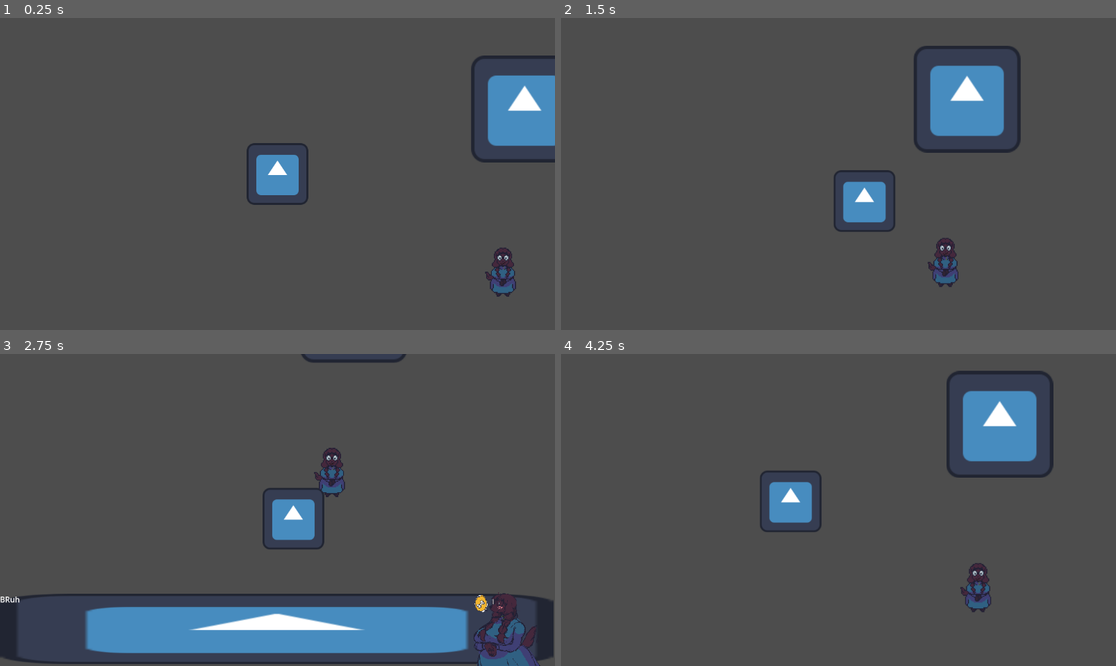
Above: before the commit, frames 1-4 (two rows, left to right).
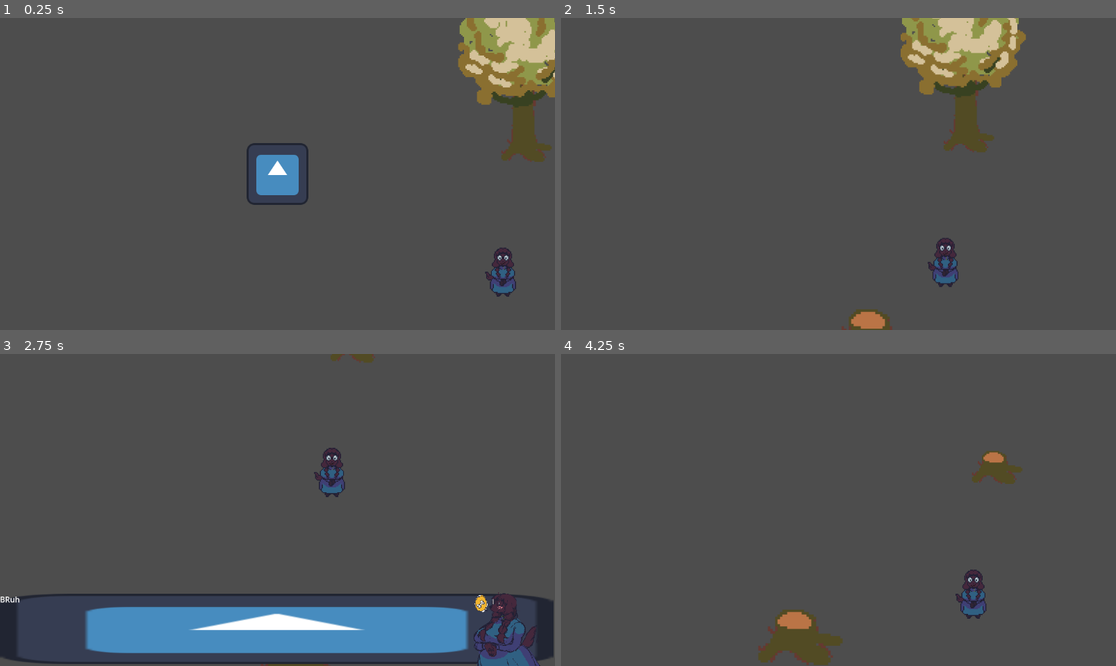
Above: after the commit, the same moments.

Repository: METALbrasier2X0/BlueMoon
Game: Godot game, scene res://main.tscn
Same seed, same stepped clock (60 frames per second), same inputs: the game is played once before the commit and once after it. The engine's default icon, where the game draws it, is replaced by a stand-in: a white triangle on a blue panel in a dark square.
Inputs:
- Up to frame 1 (0.25 s): no input
- Up to frame 2 (1.5 s): tap Enter at 0.5 s; hold Right (ui_right) 0.53-1.28 s; hold E (Use) 0.53-1.28 s; hold Down (ui_down) from 1.28 s (still down); tap E (Use) at 1.35 s
- Up to frame 3 (2.75 s): release Down (ui_down) at 2.03 s; hold Right (ui_right) from 2.03 s (still down); hold E (Use) from 2.03 s (still down)
- Up to frame 4 (4.25 s): release Right (ui_right) at 2.78 s; release E (Use) at 2.78 s; hold Up (ui_up) 2.78-3.53 s; tap E (Use) at 2.85 s; hold Left (ui_left) from 3.53 s (still down); hold E (Use) from 3.53 s (still down)

The runs differ from the first frame. In frame 1, 6.7% of the frame differs, in the area x 82-100%, y 0-47%; in frame 2, 9.1%, in the area x 49-84%, y 0-100%; in frame 3, 1.7%; in frame 4, 7.8%.
Error before the commit: Attempted to free a locked object (calling or emitting). (res://Src/Characters/Player/Player.gd:42)

Commit message:
Added the capacity to have sprites change on interaction

Diff:
--- a/Src/Characters/Player/Player.gd
+++ b/Src/Characters/Player/Player.gd
@@ -39,7 +39,8 @@
 	if body.name == "Npc" :
 		find_and_use_dialogue()
 	else :
-		Body.free()
+		var cutTree = preload("res://Assets/Spritsheets/tree2.png")
+		body.get_node("Sprite2D").set_texture(cutTree)
 
 
 	"""
--- a/Src/Characters/Player/Player.tscn
+++ b/Src/Characters/Player/Player.tscn
@@ -33,5 +33,6 @@
 drag_right_margin = 0.05
 drag_bottom_margin = 0.05
 
+[connection signal="input_event" from="." to="." method="_on_input_event"]
 [connection signal="body_entered" from="Usebox" to="." method="_on_usebox_body_entered"]
 [connection signal="body_exited" from="Usebox" to="." method="_on_usebox_body_exited"]
--- a/Src/Props/Interactible/Objects/HarvestableItems.gd
+++ b/Src/Props/Interactible/Objects/HarvestableItems.gd
@@ -7,6 +7,7 @@
 func create_instance(add):
 	var scene = load(add)
 	var scene_instance = scene.instance()
+
 	return scene_instance
 
 # Called every frame. 'delta' is the elapsed time since the previous frame.
--- a/Src/Props/Interactible/Objects/Tree.tscn
+++ b/Src/Props/Interactible/Objects/Tree.tscn
@@ -1,21 +1,22 @@
 [gd_scene load_steps=4 format=3 uid="uid://cyqegk35ntcyu"]
 
-[ext_resource type="Texture2D" uid="uid://dups7ib030ur1" path="res://icon.svg" id="1_c7r4y"]
 [ext_resource type="Script" path="res://Src/Props/Interactible/Objects/HarvestableItems.gd" id="1_rj3bh"]
+[ext_resource type="Texture2D" uid="uid://7noxvdkvokgg" path="res://Assets/Spritsheets/tree.png" id="2_u8tf5"]
 
 [sub_resource type="RectangleShape2D" id="RectangleShape2D_shjhy"]
-size = Vector2(213, 215)
+size = Vector2(130.75, 100.25)
 
 [node name="Tree" type="StaticBody2D"]
 script = ExtResource("1_rj3bh")
 
 [node name="Sprite2D" type="Sprite2D" parent="."]
-position = Vector2(4.76837e-07, 0)
-scale = Vector2(1.73438, 1.73438)
-texture = ExtResource("1_c7r4y")
+position = Vector2(-8, -93)
+scale = Vector2(0.598224, 0.598225)
+texture = ExtResource("2_u8tf5")
 
 [node name="CollisionShape2D" type="CollisionShape2D" parent="."]
-position = Vector2(1, 1)
+position = Vector2(0, 59.125)
 shape = SubResource("RectangleShape2D_shjhy")
 
+[connection signal="input_event" from="." to="." method="_on_input_event"]
 [connection signal="tree_exited" from="." to="." method="_on_tree_exited"]
Binary file added: Assets/Spritsheets/tree.png
Not shown, added: Assets/Spritsheets/tree.png.import
Binary file added: Assets/Spritsheets/tree2.png
Not shown, added: Assets/Spritsheets/tree2.png.import
